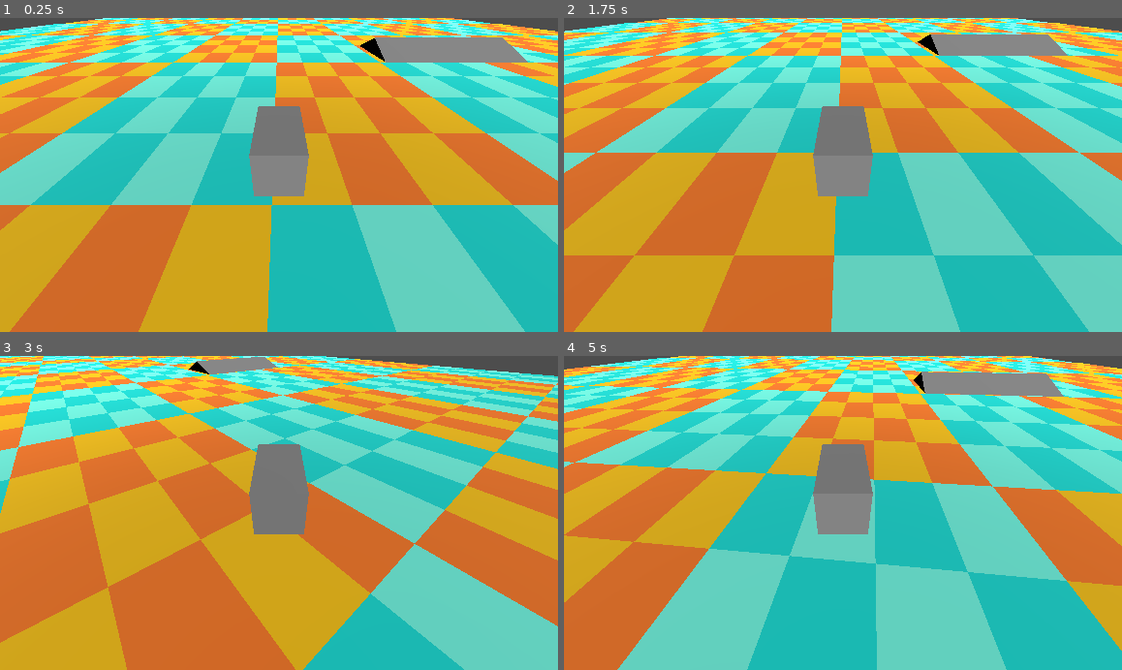
Above: before the commit, frames 1-4 (two rows, left to right).
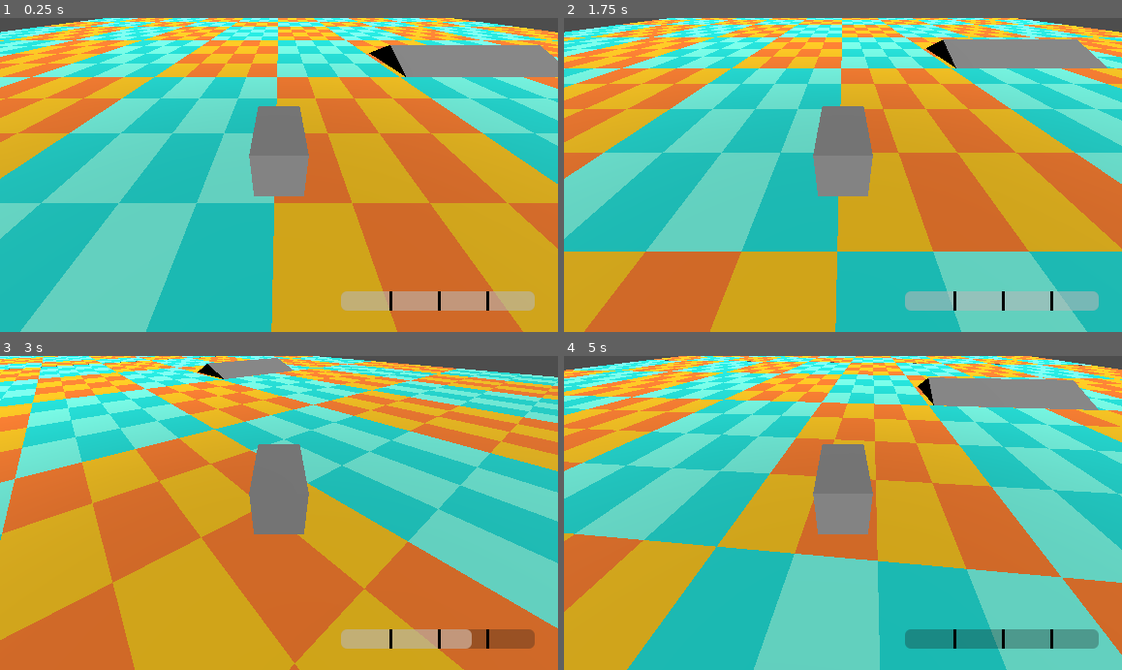
Above: after the commit, the same moments.

Repository: JesusRoberto64/microbusero
Game: Godot game, scene res://main.tscn
The game is run twice, just before and just after one commit, with the same random seed, the same clock (stepped at 60 frames per second) and the same inputs.
Inputs:
- Up to frame 1 (0.25 s): no input
- Up to frame 2 (1.75 s): tap Enter at 0.5 s; hold Right (ui_right) 0.53-1.28 s; tap Space at 1.25 s; hold Down (ui_down) from 1.28 s (still down)
- Up to frame 3 (3 s): release Down (ui_down) at 2.03 s; hold Right (ui_right) 2.03-2.78 s; hold Up (ui_up) from 2.78 s (still down)
- Up to frame 4 (5 s): release Up (ui_up) at 3.53 s; hold Left (ui_left) from 3.53 s (still down)

The runs differ from the first frame. In frame 1, 90% of the frame differs, in the area x 0-100%, y 0-100%; in frame 2, 88%; in frame 3, 89%; in frame 4, 90%.

Commit message:
ruta y vida preliminares

Diff:
--- /dev/null
+++ b/live_bar.gd
@@ -0,0 +1,25 @@
+extends ProgressBar
+
+@export var hp : float = 4
+var hp_blocs : int = 4
+var unit_hit
+
+func _ready() -> void:
+	unit_hit = size.x / hp
+	hp_blocs = float(hp - 1)
+	var seperator = $VSeparator
+
+	for i in hp_blocs-1:
+		var inst = seperator.duplicate()
+		add_child(inst)
+
+	var step_length = unit_hit
+	for y in get_children():
+		y.position.x += step_length
+		step_length += unit_hit
+
+func hurt(hit : float = unit_hit):
+	hp -= hit
+	value -= max_value / hp_blocs
+	if hp <= 0.0:
+		get_tree().call_deferred("reload_current_scene")
--- a/main.tscn
+++ b/main.tscn
@@ -1,7 +1,10 @@
 [gd_scene format=3 uid="uid://dpj21kq58v6t0"]
 
 [ext_resource type="Script" uid="uid://5jk7q61qaqt1" path="res://vehicle_characer.gd" id="1_0xm2m"]
+[ext_resource type="Script" uid="uid://brt17kevvin0u" path="res://overlord.gd" id="1_h2yge"]
 [ext_resource type="Texture2D" uid="uid://boo6duhfgb23q" path="res://SCREEN_320x180.png" id="1_ig7tw"]
+[ext_resource type="Texture2D" uid="uid://dnlsbl7x25j1e" path="res://flecha.png" id="4_1bvp3"]
+[ext_resource type="Script" uid="uid://jssd0dfk8ovh" path="res://live_bar.gd" id="5_lquwl"]
 
 [sub_resource type="BoxMesh" id="BoxMesh_ig7tw"]
 size = Vector3(1, 1, 2)
@@ -29,15 +32,28 @@
 [sub_resource type="ConcavePolygonShape3D" id="ConcavePolygonShape3D_0xm2m"]
 data = PackedVector3Array(32.5, 0, 32.5, 23.2143, 0, 32.5, 32.5, 0, 23.2143, 23.2143, 0, 32.5, 23.2143, 0, 23.2143, 32. …(6290 unchanged characters)…
 
+[sub_resource type="Curve3D" id="Curve3D_1bvp3"]
+_data = {
+"points": PackedVector3Array(0, 0, 0, 0, 0, 0, -0.537554, 0, -3.8777053, 0, 0, 0, 0, 0, 0, -18.764229, 0, -73.065865, 0, 0, 0, 0, 0, 0, -8.740403, 0, -211.03378),
+"tilts": PackedFloat32Array(0, 0, 0)
+}
+point_count = 3
+
+[sub_resource type="StyleBoxLine" id="StyleBoxLine_lquwl"]
+grow_begin = 2.0
+thickness = 20
+
 [node name="main" type="Node3D" unique_id=648834526]
+script = ExtResource("1_h2yge")
 
 [node name="Micro_characer" type="CharacterBody3D" parent="." unique_id=1533093993]
-transform = Transform3D(1, 0, 0, 0, 1, 0, 0, 0, 1, 0.104274884, 0.74925613, 1.540002)
+transform = Transform3D(1, 0, 0, 0, 1, 0, 0, 0, 1, 0.104274884, 0.74925613, -1.1351112)
 rotation_edit_mode = 2
 script = ExtResource("1_0xm2m")
 metadata/_edit_group_ = true
 
 [node name="MeshInstance3D" type="MeshInstance3D" parent="Micro_characer" unique_id=997286732]
+layers = 2
 mesh = SubResource("BoxMesh_ig7tw")
 
 [node name="CollisionShape3D" type="CollisionShape3D" parent="Micro_characer" unique_id=749145530]
@@ -66,7 +82,7 @@
 shape = SubResource("ConcavePolygonShape3D_h2yge")
 
 [node name="suelo" type="MeshInstance3D" parent="terreno" unique_id=1551931583]
-transform = Transform3D(1, 0, 0, 0, 1, 0, 0, 0, 1, -0.041849136, 0.079639435, 0.46932936)
+transform = Transform3D(1, 0, 0, 0, 1, 0, 0, 0, 1, 0.008, 0, 0.56)
 mesh = SubResource("PlaneMesh_0xm2m")
 surface_material_override/0 = SubResource("StandardMaterial3D_h2yge")
 metadata/_edit_group_ = true
@@ -164,3 +180,58 @@
 
 [node name="CollisionShape3D" type="CollisionShape3D" parent="terreno/suelo9/StaticBody3D" unique_id=137547950]
 shape = SubResource("ConcavePolygonShape3D_0xm2m")
+
+[node name="Ruta" type="Path3D" parent="." unique_id=1813954835]
+curve = SubResource("Curve3D_1bvp3")
+
+[node name="PathFroward" type="PathFollow3D" parent="Ruta" unique_id=997272878]
+transform = Transform3D(0.96696985, 0, 0.25473505, 0, 1, 0, -0.25473505, 0, 0.96696985, -0.537554, 0, -3.8777053)
+loop = false
+
+[node name="Decal" type="Decal" parent="Ruta/PathFroward" unique_id=1879056256]
+transform = Transform3D(0.99921703, 0, -0.03956643, 0, 1, 0, 0.03956643, 0, 0.99921703, -0.21682906, 0.0110087395, 1.8314981)
+size = Vector3(5.0918884, 8.193237, 6.078125)
+texture_albedo = ExtResource("4_1bvp3")
+distance_fade_enabled = true
+distance_fade_begin = 20.0
+distance_fade_length = 5.0
+cull_mask = 1048573
+
+[node name="PathBackward" type="PathFollow3D" parent="Ruta" unique_id=1734976823]
+transform = Transform3D(0.96696985, 0, 0.25473505, 0, 1, 0, -0.25473505, 0, 0.96696985, -0.537554, 0, -3.8777053)
+loop = false
+
+[node name="Decal" type="Decal" parent="Ruta/PathBackward" unique_id=1379013817]
+transform = Transform3D(0.99921703, 0, -0.03956643, 0, 1, 0, 0.03956643, 0, 0.99921703, -0.21682906, 0.0110087395, 1.8314981)
+size = Vector3(5.0918884, 8.193237, 6.078125)
+texture_albedo = ExtResource("4_1bvp3")
+distance_fade_enabled = true
+distance_fade_begin = 20.0
+distance_fade_length = 5.0
+cull_mask = 1048573
+
+[node name="CanvasLayer" type="CanvasLayer" parent="." unique_id=486553568]
+
+[node name="LiveBar" type="ProgressBar" parent="CanvasLayer" unique_id=1156935773]
+anchors_preset = 3
+anchor_left = 1.0
+anchor_top = 1.0
+anchor_right = 1.0
+anchor_bottom = 1.0
+offset_left = -224.0
+offset_top = -42.0
+offset_right = -24.0
+offset_bottom = -22.0
+grow_horizontal = 0
+grow_vertical = 0
+value = 100.0
+show_percentage = false
+script = ExtResource("5_lquwl")
+
+[node name="VSeparator" type="VSeparator" parent="CanvasLayer/LiveBar" unique_id=208214671]
+layout_mode = 1
+anchors_preset = 9
+anchor_bottom = 1.0
+offset_right = 4.0
+grow_vertical = 2
+theme_override_styles/separator = SubResource("StyleBoxLine_lquwl")
--- /dev/null
+++ b/overlord.gd
@@ -0,0 +1,42 @@
+extends Node3D
+
+@onready var microbus = $Micro_characer
+@onready var route : Path3D = $Ruta
+@onready var path_forward : PathFollow3D = $Ruta/PathFroward
+@onready var path_backward : PathFollow3D = $Ruta/PathBackward
+
+@onready var live_bar : ProgressBar = $CanvasLayer/LiveBar
+var timer = 0.0
+var timer_limit = 1.5
+
+var curve: Curve3D
+
+func _ready():
+	curve = route.curve
+
+func _process(delta):
+	if timer > 0.0:
+		timer -= delta
+		if timer < 0.0: timer = 0.0
+	elif timer == 0.0:
+		var route_point = curve.get_closest_point(microbus.position)
+
+		var diff_points : Vector3 = route_point - microbus.position
+		var distance_to_route = abs(diff_points.length())
+
+		if distance_to_route > 5.0:
+			live_bar.hurt(1.0)
+			timer = timer_limit
+
+
+	# Movimiento de ruta
+	var micro_offset = curve.get_closest_offset(microbus.position)
+	var vision_offset = 5.0
+	var vision_step = 20.0
+
+	if micro_offset >= path_forward.progress + vision_offset:
+		path_forward.progress = micro_offset + vision_step
+		path_backward.progress = path_forward.progress - (vision_offset + vision_step)
+	elif micro_offset <= path_backward.progress - vision_offset:
+		path_backward.progress = micro_offset - vision_step
+		path_forward.progress = path_backward.progress + (vision_offset + vision_step)
--- a/vehicle_characer.gd
+++ b/vehicle_characer.gd
@@ -41,7 +41,6 @@
 		var reverse_multipler = 1.0 if speed_factor < 0.0 else -1.0
 		rotate_y(steer_rad * (speed_factor / max_speed) * reverse_multipler * delta * 3.0)
 
-
 	move_and_slide()
 
 	position.y = max(position.y, floor_limit)
Binary file added: flecha.png
Not shown, added: flecha.png.import
Not shown, added: live_bar.gd.uid
Not shown, added: overlord.gd.uid
